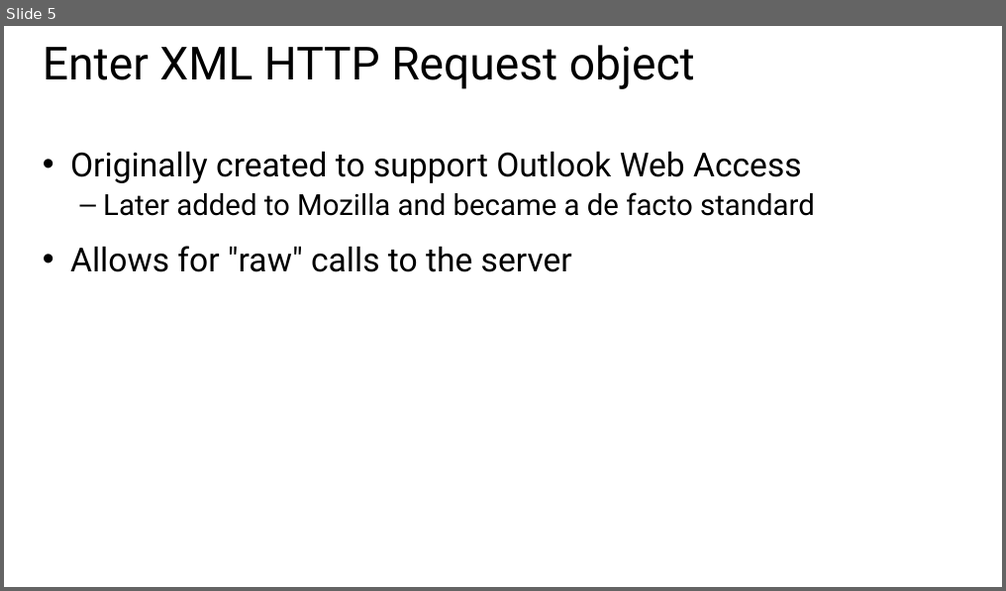
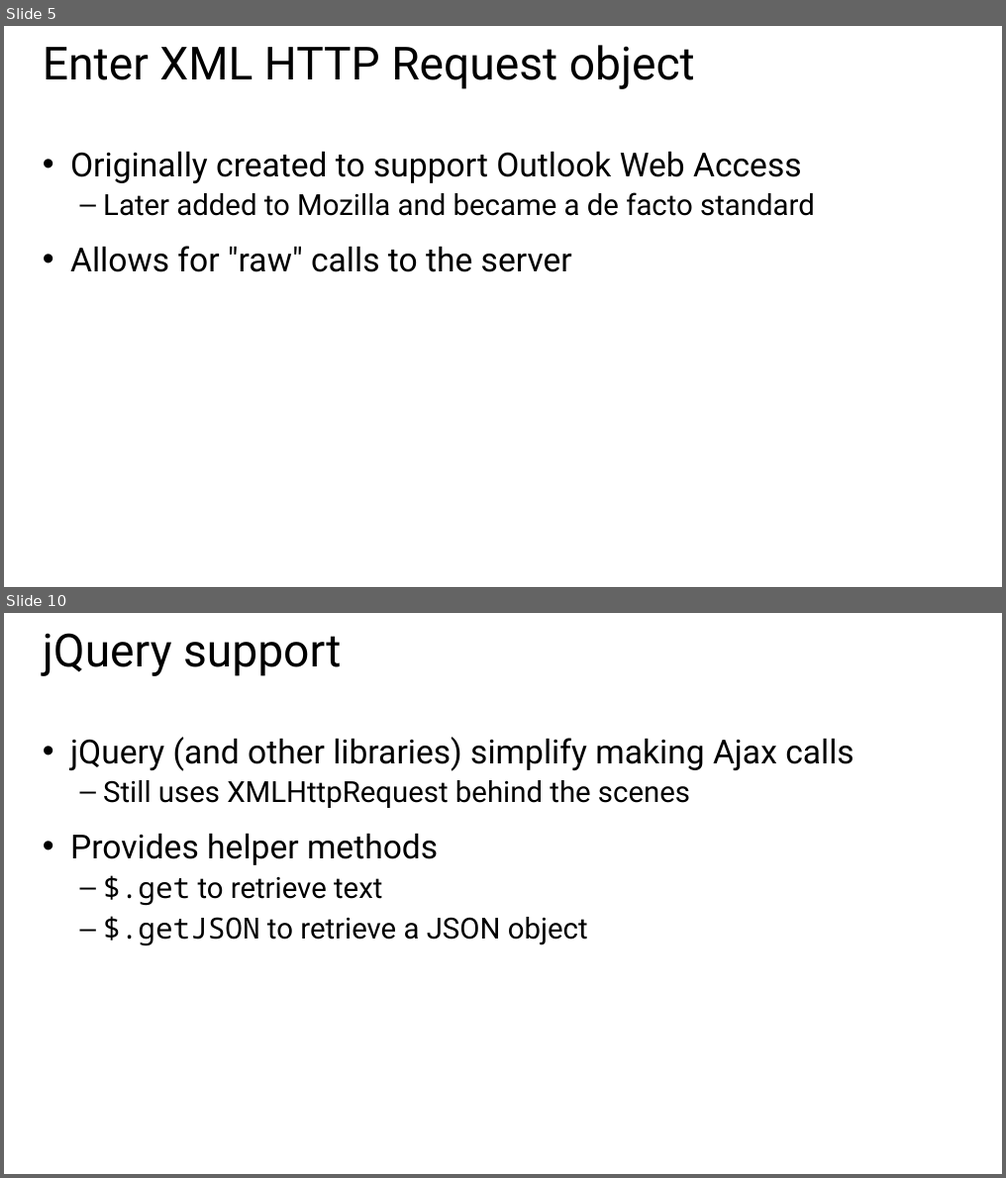
Before and after one commit to Amart85/JavaScript-Experienced-Developers, a slide deck: Slides/Module 4 - Server communication.pptx. Shown one above the other, each under a label of ours: slide 5 before the commit, slides 5 and 10 after it; the slides between them are not shown. The pictures are 1006x591 and 1006x1178 pixels, drawn with LibreOffice and Linux fonts; fonts in the diff are those of the drawing. Boxes give left, top, right and bottom in pixels: in the first picture for what was removed or moved away, otherwise in the second. Text is boxed around its words. In the diff, an @@ line names an element or a change of style, - is before the commit and + after.

```diff
--- a/Slides/Module 4 - Server communication.pptx
+++ b/Slides/Module 4 - Server communication.pptx
@@ slide 10 added at (x1=4, y1=613, x2=1002, y2=1174), background #FFFFFF @@
@@ title added at (x1=43, y1=633, x2=341, y2=676), 44 pt, text #000000 @@
+jQuery support
@@ text added at (x1=70, y1=737, x2=853, y2=947), 28 pt, text #000000 @@
+• jQuery (and other libraries) simplify making Ajax calls
+  – Still uses XMLHttpRequest behind the scenes
+• Provides helper methods
+  – $.get to retrieve text
+  – $.getJSON to retrieve a JSON object
```
Also in this commit, not shown: 3 slides changed, 10 other slides added, 9 slides removed, 1 other file.
